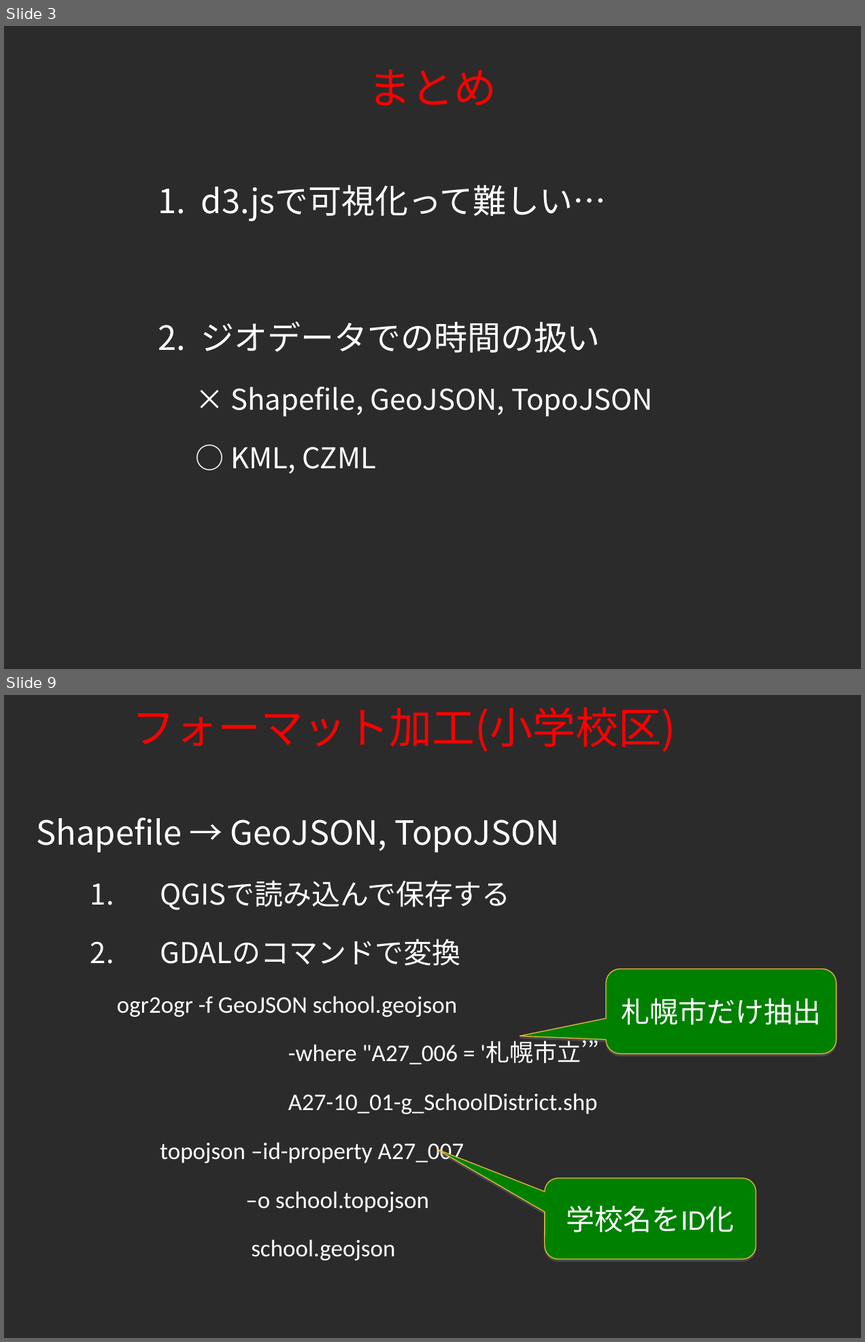
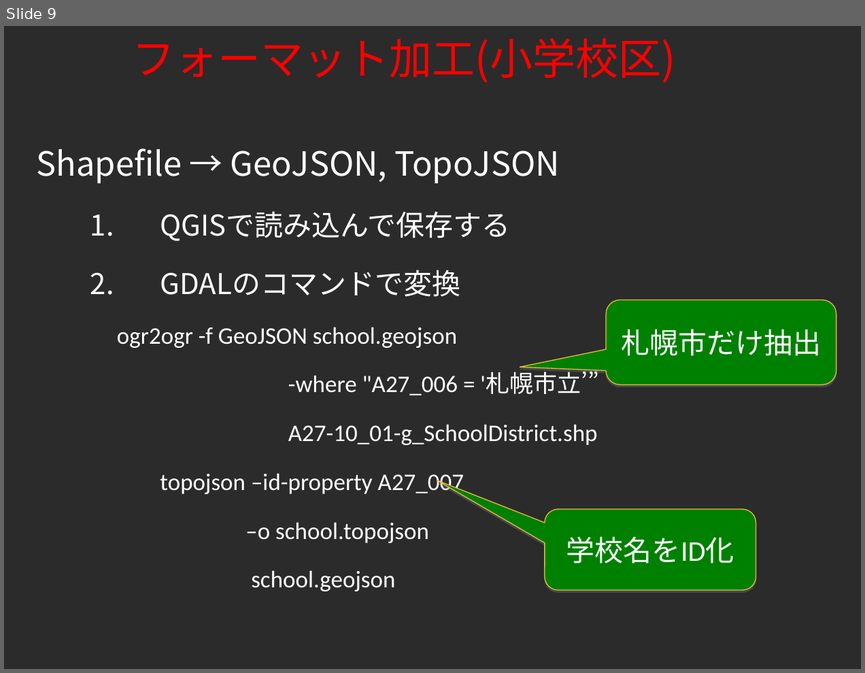
Before and after one commit to tkhrmeme/SapporoSchoolFlu, a slide deck: foss4g_hokkaido_2015_endo.ppt. Shown one above the other, each under a label of ours: slides 3 and 9 before the commit, slide 9 after it; the slides between them are not shown. The pictures are 865x1342 and 865x673 pixels, drawn with LibreOffice and Linux fonts; fonts in the diff are those of the drawing; background and template pictures are left out; a plain dark background stands for a picture behind light text. Boxes give left, top, right and bottom in pixels: in the first picture for what was removed or moved away, otherwise in the second. Text is boxed around its words. In the diff, an @@ line names an element or a change of style, - is before the commit and + after.

```diff
--- a/foss4g_hokkaido_2015_endo.ppt
+++ b/foss4g_hokkaido_2015_endo.ppt
@@ slide 3 removed at (x1=4, y1=26, x2=861, y2=669), background picture (left out) @@
@@ title removed at (x1=368, y1=70, x2=496, y2=106) @@
-まとめ
@@ text removed at (x1=201, y1=185, x2=653, y2=473) @@
-1. d3.jsで可視化って難しい…
-2. ジオデータでの時間の扱い
-  × Shapefile, GeoJSON, TopoJSON
-  ○ KML, CZML
```
Also in this commit, not shown: 11 slides changed, 1 slide added.
